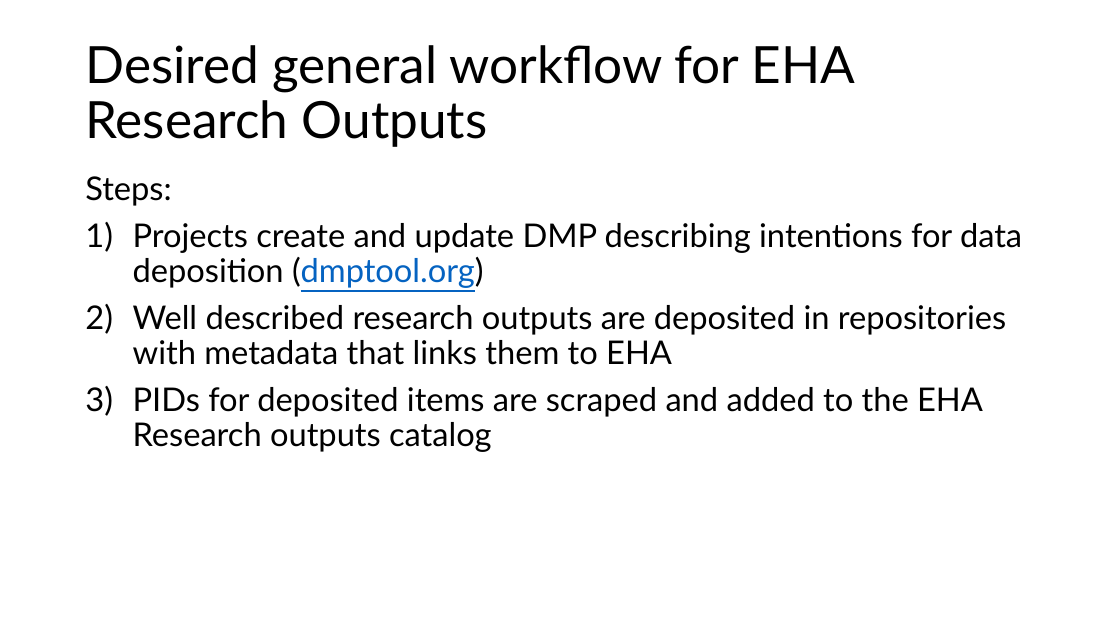
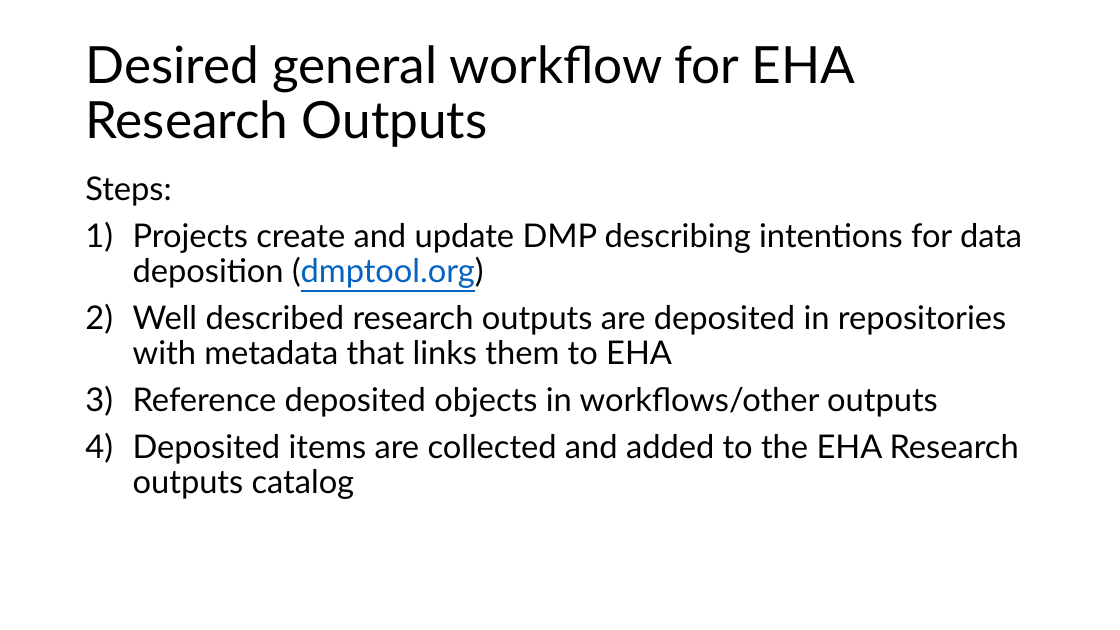
Before and after one commit to ecohealthalliance/building-blocks-of-reproducibility, a slide deck: slide 17 of talks/long_term_data_storage.pptx. Drawn at 1120x630 pixels with LibreOffice and Linux fonts; fonts in the diff are those of the drawing; background and template pictures are left out. Boxes give left, top, right and bottom in pixels: in the first picture for what was removed or moved away, otherwise in the second. Text is boxed around its words. In the diff, an @@ line names an element or a change of style, - is before the commit and + after.

```diff
--- a/talks/long_term_data_storage.pptx
+++ b/talks/long_term_data_storage.pptx
@@ text at [133, 387, 1019, 499]: text changed @@
-3) PIDs for deposited items are scraped and added to the EHA Research outputs catalog
+3) Reference deposited objects in workflows/other outputs
+4) Deposited items are collected and added to the EHA Research outputs catalog
```
Also in this commit, not shown: 10 other slides changed, 14 other files.
